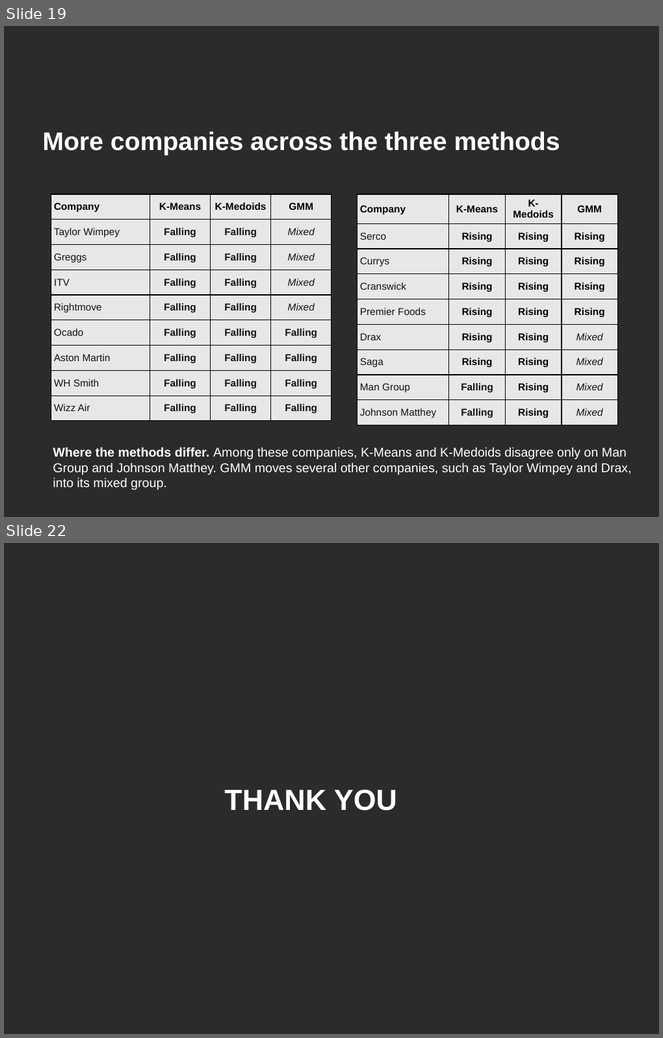
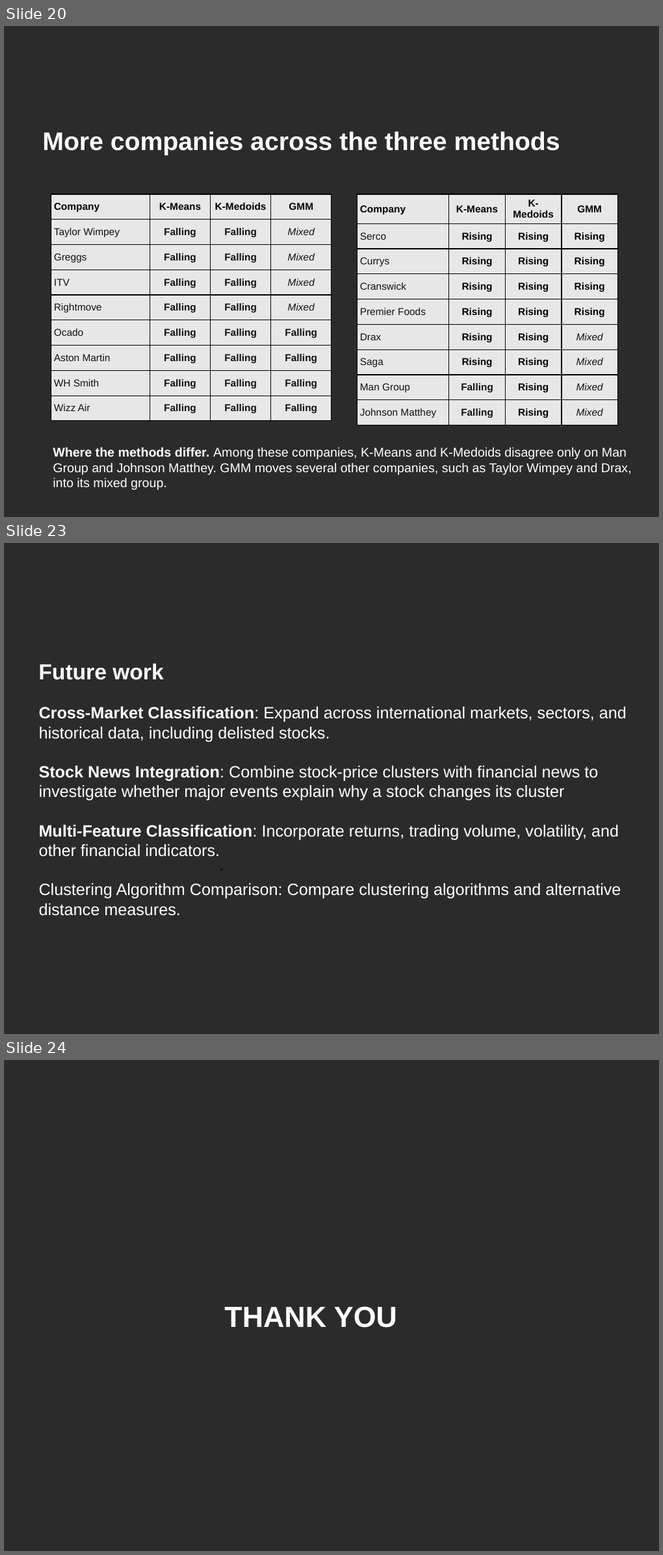
Before and after one commit to divyalakshmiram7-pixel/stockpricemovement, a slide deck: CSDI-14261808-am.pptx. Shown one above the other, each under a label of ours: slides 19 and 22 before the commit, slides 20, 23 and 24 after it; the slides between them are not shown. The pictures are 663x1038 and 663x1555 pixels, drawn with LibreOffice and Linux fonts; fonts in the diff are those of the drawing; background and template pictures are left out; a plain dark background stands for a picture behind light text. Boxes give left, top, right and bottom in pixels: in the first picture for what was removed or moved away, otherwise in the second. Text is boxed around its words. In the diff, an @@ line names an element or a change of style, - is before the commit and + after.

```diff
--- a/CSDI-14261808-am.pptx
+++ b/CSDI-14261808-am.pptx
@@ slide 23 added at (x1=4, y1=543, x2=659, y2=1034), background picture (left out) @@
@@ text added at (x1=38, y1=663, x2=163, y2=680), 24 pt, text #FFFFFF, bold @@
+Future work
@@ text added at (x1=39, y1=706, x2=627, y2=916), 18 pt, text #FFFFFF @@
+Cross-Market Classification: Expand across international markets, sectors, and historical data, including delisted stocks.
+Stock News Integration: Combine stock-price clusters with financial news to investigate whether major events explain why a stock changes its cluster
+Multi-Feature Classification: Incorporate returns, trading volume, volatility, and other financial indicators.
+Clustering Algorithm Comparison: Compare clustering algorithms and alternative distance measures.
@@ text added at (x1=213, y1=852, x2=544, y2=878), 18 pt, text #000000 @@
+.
@@ what was slide 19 is now slide 20 @@
@@ what was slide 22 is now slide 24 @@
```
Also in this commit, not shown: 5 slides changed, 3 other slides added, 2 slides removed.
